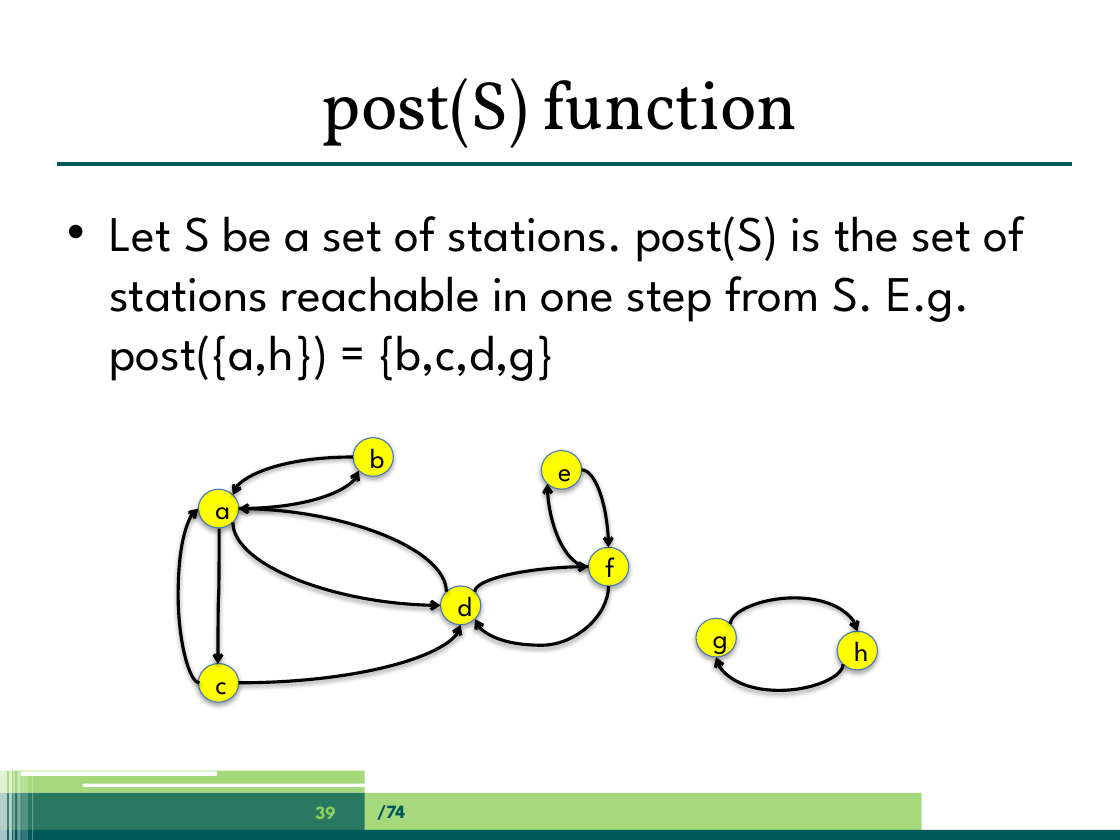
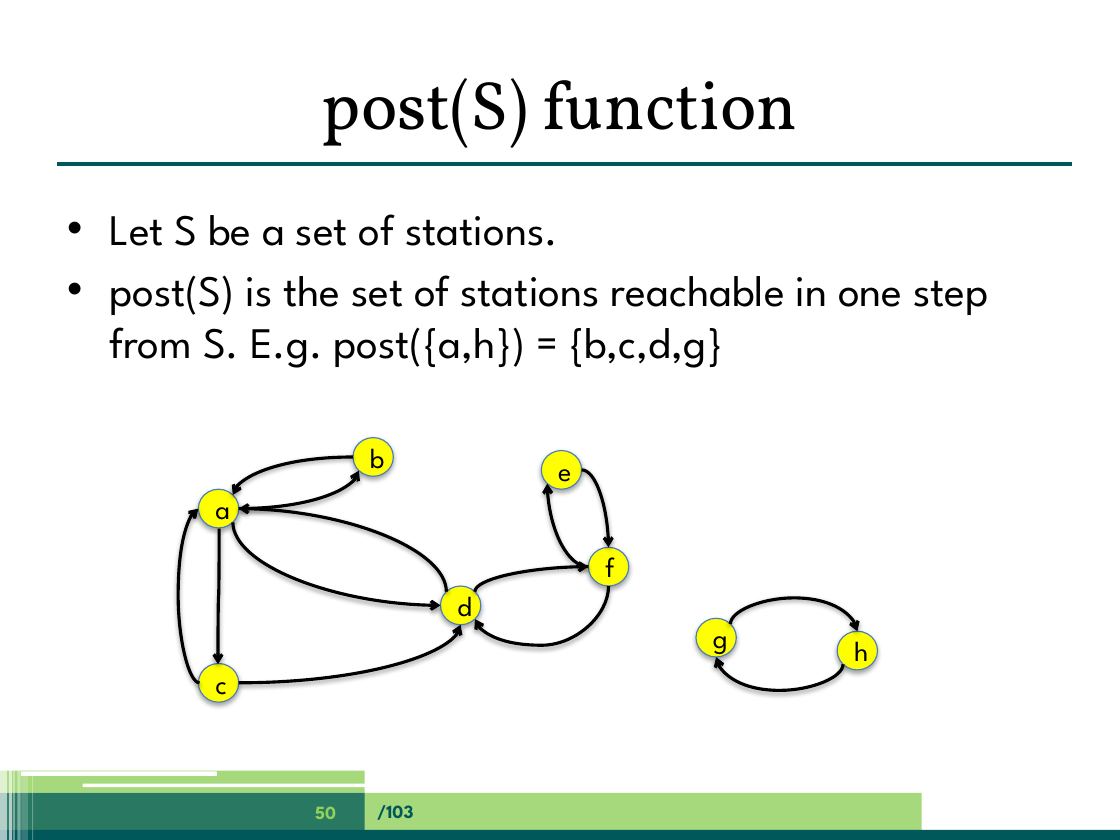
Before and after one commit to jpgallagher/ict-e-summerschool-aalborg, a slide deck: slide 50 of summerschool-aalborg-jpg.pptx (slide 39 before the commit). Drawn at 1120x840 pixels with LibreOffice and Linux fonts; fonts in the diff are those of the drawing. Boxes give left, top, right and bottom in pixels: in the first picture for what was removed or moved away, otherwise in the second. Text is boxed around its words. In the diff, an @@ line names an element or a change of style, - is before the commit and + after.

```diff
--- a/summerschool-aalborg-jpg.pptx
+++ b/summerschool-aalborg-jpg.pptx
@@ text at (109, 214, 988, 368): text changed; size 32 to 28 pt @@
-• Let S be a set of stations. post(S) is the set of stations reachable in one step from S. E.g. post({a,h}) = {b,c,d,g}
+• Let S be a set of stations.
+• post(S) is the set of stations reachable in one step from S. E.g. post({a,h}) = {b,c,d,g}
@@ page number at (315, 806, 336, 819): text changed @@
-39
+50
@@ text at (377, 805, 413, 820): text changed @@
-/74
+/103
```
Also in this commit, not shown: 62 other slides changed, 39 slides added, 14 slides removed.
